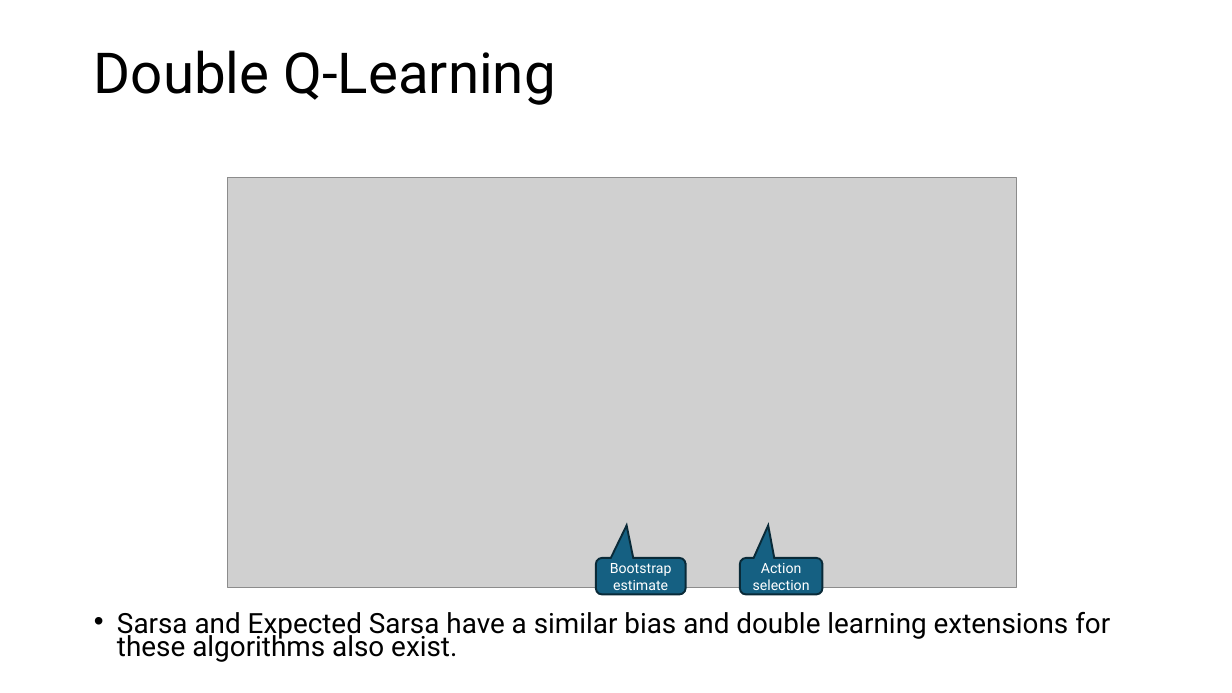
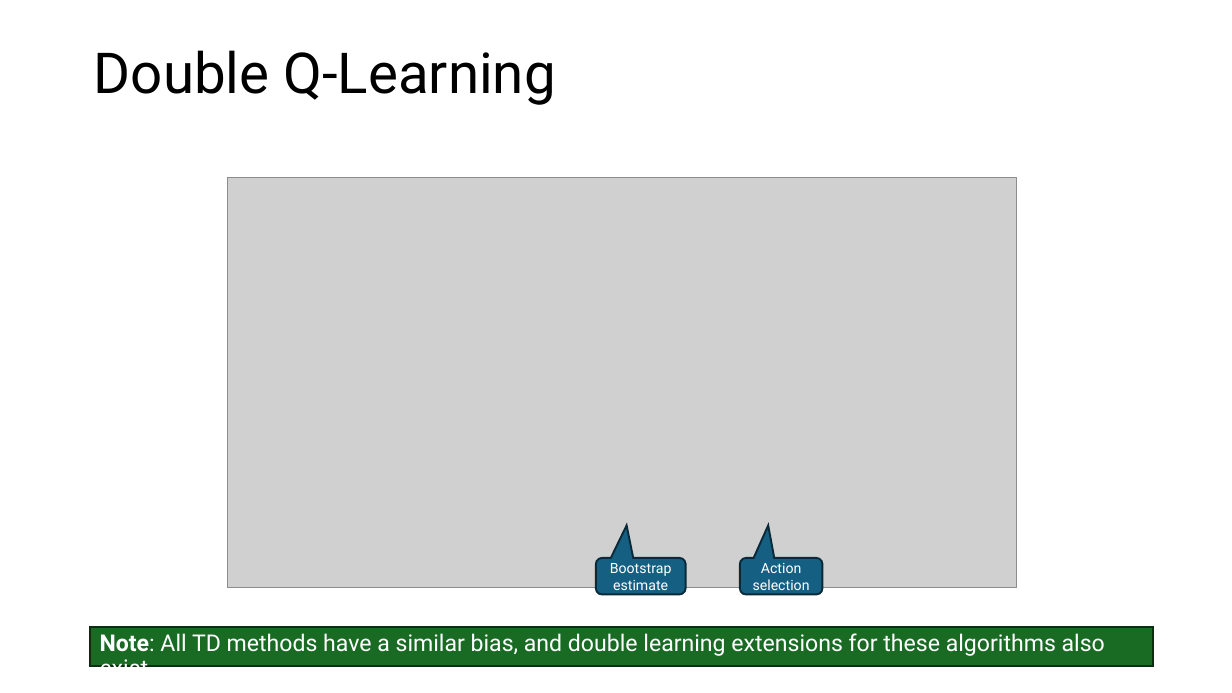
Before and after one commit to mhahsler/Introduction_to_Reinforcement_Learning, a slide deck: slide 15 of slides/Lecture_Chapter06.pptx. Drawn at 1232x693 pixels with LibreOffice and Linux fonts; fonts in the diff are those of the drawing; grey boxes stand for pictures. Boxes give left, top, right and bottom in pixels: in the first picture for what was removed or moved away, otherwise in the second. Text is boxed around its words. In the diff, an @@ line names an element or a change of style, - is before the commit and + after.

```diff
--- a/slides/Lecture_Chapter06.pptx
+++ b/slides/Lecture_Chapter06.pptx
@@ rectangle "Note: All TD methods have ...": place and size @@
-rectangle "Note: All TD methods have ..." at box(117, 612, 1110, 662)
+rectangle "Note: All TD methods have ..." at box(91, 628, 1153, 666)
@@ rectangle "Note: All TD methods have ..." at box(91, 628, 1153, 666): fill none to #196B24; outline none to #0B2F10 1.5 pt @@
@@ text in rectangle at box(100, 633, 1105, 667): text changed; size 21.7 to 18 pt; text colour #000000 to #FFFFFF @@
-• Sarsa and Expected Sarsa have a similar bias and double learning extensions for these algorithms also exist.
+Note: All TD methods have a similar bias, and double learning extensions for these algorithms also exist.
```
Also in this commit, not shown: 3 other slides changed, 4 other files.
